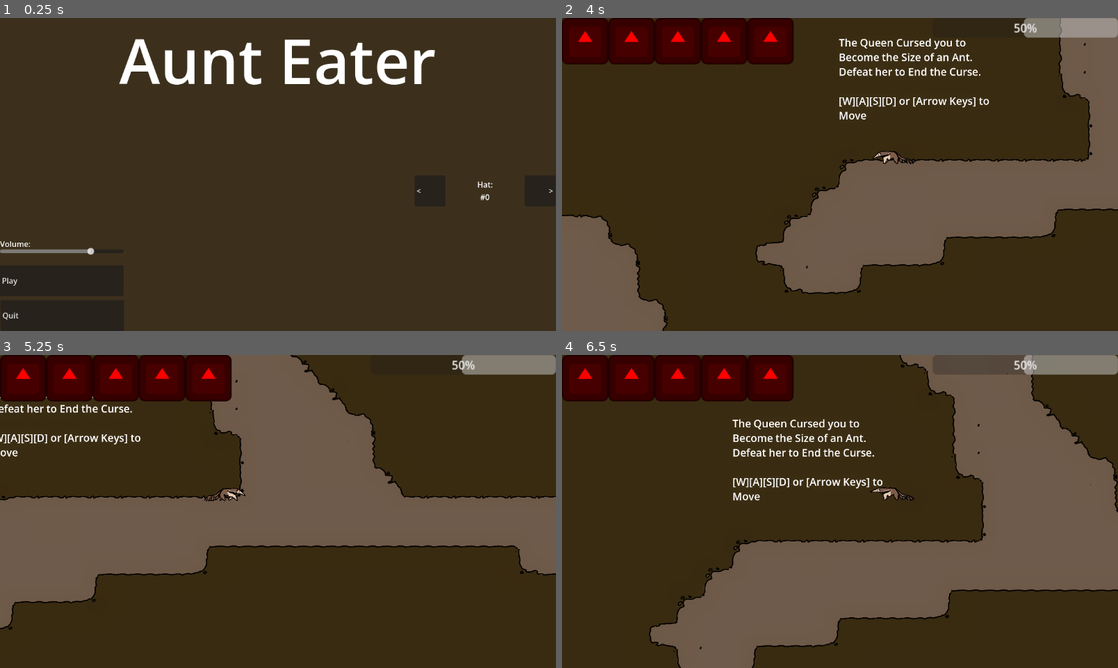
Above: before the commit, frames 1-4 (two rows, left to right).
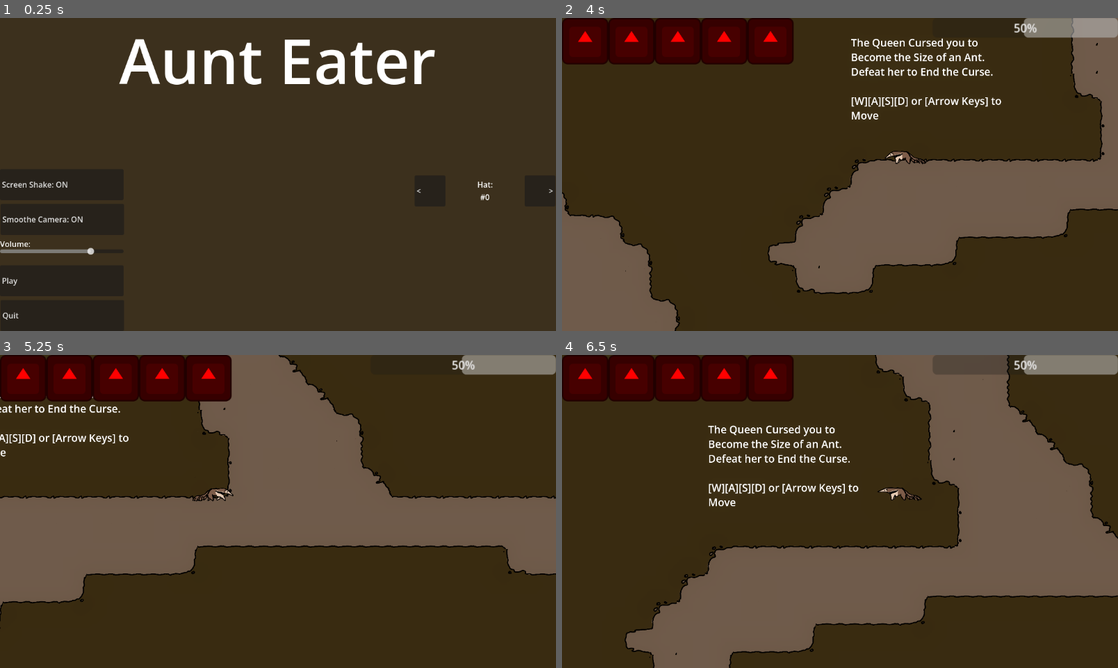
Above: after the commit, the same moments.

Repository: IncrediblyCreativeUsername/Team-Indecisive-Cutthroat-2026
Game: Godot game, scene res://UI/MainMenu.tscn
Same seed, same stepped clock (60 frames per second), same inputs: the game is played once before the commit and once after it. The engine's default icon, where the game draws it, is replaced by a stand-in: a white triangle on a blue panel in a dark square.
Inputs (mouse positions are in pixels of both pictures, inside the frame that each line leads up to):
- Up to frame 1 (0.25 s): no input
- Up to frame 2 (4 s): click (623, 183) at 0.5 s, where only the run after the commit has a clickable "Screen Shake: ON"; click (623, 183) at 1.25 s, where only the run after the commit has a clickable "Screen Shake: OFF"; click (623, 218) at 2 s, where only the run after the commit has a clickable "Smoothe Camera: ON"; click (623, 218) at 2.75 s, where only the run after the commit has a clickable "Smoothe Camera: OFF"; click "Play" at 3.5 s
- Up to frame 3 (5.25 s): tap Enter at 4.25 s; move the mouse to (400, 495) at 4.27 s; hold D (MOVE_RIGHT) from 4.28 s (still down); click (400, 495) at 4.35 s; tap Space (JUMP) at 4.52 s; move the mouse to (166, 527) at 5.02 s; tap Q (DROP) at 5.1 s
- Up to frame 4 (6.5 s): tap Space (JUMP) at 5.27 s; click (728, 527) at 5.3 s; move the mouse to (895, 442) at 5.77 s; release D (MOVE_RIGHT) at 5.78 s; hold A (MOVE_LEFT) from 5.78 s (still down); tap E (EAT) at 5.85 s; click (895, 442) at 6.05 s

The runs differ from the first frame. In frame 1, 0.3% of the frame differs, in the area x 0-15%, y 52-66%; in frame 2, 6.2%; in frame 3, 4.2%; in frame 4, 13%, in the area x 11-100%, y 0-100%.

Commit message:
Settings
Pushed camera further to the side, normalized camera smoothing, added settings to disable camera smoothing and screen shake, tweaked screen shake values, gravity properly uses delta time

Diff:
--- a/Player/camera.gd
+++ b/Player/camera.gd
@@ -6,7 +6,7 @@
 @export var smoothSpeed := 6.0
 
 func addShake(strength, duration):
-	if !shaking:
+	if !shaking && Globals.screenShake:
 		shaking = true
 		shake(strength)
 		await get_tree().create_timer(duration).timeout
@@ -23,15 +23,15 @@
 	if newFlipped != flipped:
 		flipped = newFlipped
 		if flipped:
-			smoothedPosition.x = -400
+			smoothedPosition.x = -500
 		else:
-			smoothedPosition.x = 400
+			smoothedPosition.x = 500
 
 func _process(delta: float) -> void:
 	smoothedPosition.y = 150 + 900*(Input.get_action_strength("MOVE_DOWN") - Input.get_action_strength("MOVE_UP"))
 
-	if smoothedPosition != position:
+	if smoothedPosition != position && Globals.smootheCam:
 		if position.distance_to(smoothedPosition) > smoothSpeed*delta*60:
-			position += position.direction_to(smoothedPosition)*smoothSpeed*delta*60
+			position += position.direction_to(smoothedPosition).normalized()*smoothSpeed*delta*60
 		else:
 			position = smoothedPosition
--- a/Player/player.gd
+++ b/Player/player.gd
@@ -143,14 +143,9 @@
 			#air time
 			if velocity.y < 0:
 				if velocity.y > 100:
-					velocity.y -= gravity * 0.8
-				#cam.position.y = -200
-			#elif velocity.y > 0:
-				#cam.position.y = 75
-			#else:
-				#cam.position.y = -200
-
-			velocity.y += gravity
+					velocity.y -= gravity * 0.8*60*delta
+
+			velocity.y += gravity*60*delta
 			#shoot out tongue
 			if !tongueExtending && Input.is_action_just_pressed("GRAPPLE") && grappleCooldown <= 0:
 				mouseCast.look_at(get_global_mouse_position())
--- a/UI/MainMenu.tscn
+++ b/UI/MainMenu.tscn
@@ -47,6 +47,21 @@
 "
 alignment = 0
 
+[node name="ScreenShake" type="Button" parent="." unique_id=1560806556]
+offset_top = 313.0
+offset_right = 256.0
+offset_bottom = 377.0
+text = "Screen Shake: ON"
+alignment = 0
+
+[node name="SmootheCam" type="Button" parent="." unique_id=12573520]
+offset_left = 1.0
+offset_top = 385.0
+offset_right = 257.0
+offset_bottom = 449.0
+text = "Smooth Camera: ON"
+alignment = 0
+
 [node name="Volume slider label" type="Label" parent="." unique_id=90093605]
 offset_top = 456.0
 offset_right = 64.0
@@ -82,4 +97,6 @@
 [connection signal="pressed" from="PrevHat" to="." method="_on_prev_hat_pressed"]
 [connection signal="pressed" from="PrevHat" to="Hats" method="updateHat"]
 [connection signal="pressed" from="Quit" to="." method="_on_quit_pressed"]
+[connection signal="pressed" from="ScreenShake" to="." method="_on_screen_shake_pressed"]
+[connection signal="pressed" from="SmootheCam" to="." method="_on_smooth_cam_pressed"]
 [connection signal="value_changed" from="Volume Slider" to="." method="_on_volume_slider_value_changed"]
--- a/UI/main_menu.gd
+++ b/UI/main_menu.gd
@@ -8,6 +8,14 @@
 	lpf = AudioServer.get_bus_effect(0, 0)
 	lpf.cutoff_hz = 20000.0
 	hatLabel.text = "Hat:\n#" + str(Globals.playerHatNum)
+	if Globals.smootheCam:
+		$SmootheCam.text = "Smoothe Camera: ON"
+	else:
+		$SmootheCam.text = "Smoothe Camera: OFF"
+	if Globals.screenShake:
+		$ScreenShake.text = "Screen Shake: ON"
+	else:
+		$ScreenShake.text = "Screen Shake: OFF"
 	$"Volume Slider".value = (AudioServer.get_bus_volume_db(AudioServer.get_bus_index("Master"))*3)+75
 
 func _on_play_pressed() -> void:
@@ -37,3 +45,17 @@
 	else:
 		Globals.playerHatNum += 1
 	hatLabel.text = "Hat:\n#" + str(Globals.playerHatNum)
+
+func _on_screen_shake_pressed() -> void:
+	Globals.screenShake = !Globals.screenShake
+	if Globals.screenShake:
+		$ScreenShake.text = "Screen Shake: ON"
+	else:
+		$ScreenShake.text = "Screen Shake: OFF"
+
+func _on_smooth_cam_pressed() -> void:
+	Globals.smootheCam = !Globals.smootheCam
+	if Globals.smootheCam:
+		$SmootheCam.text = "Smoothe Camera: ON"
+	else:
+		$SmootheCam.text = "Smoothe Camera: OFF"
--- a/globals.gd
+++ b/globals.gd
@@ -14,6 +14,8 @@
 var invincible = 0
 var hungerDrain := 1.0
 var hungry := false
+var screenShake := true
+var smootheCam := true
 
 func _ready():
 	AudioServer.add_bus_effect(0,AudioEffectLowPassFilter.new(),0)
